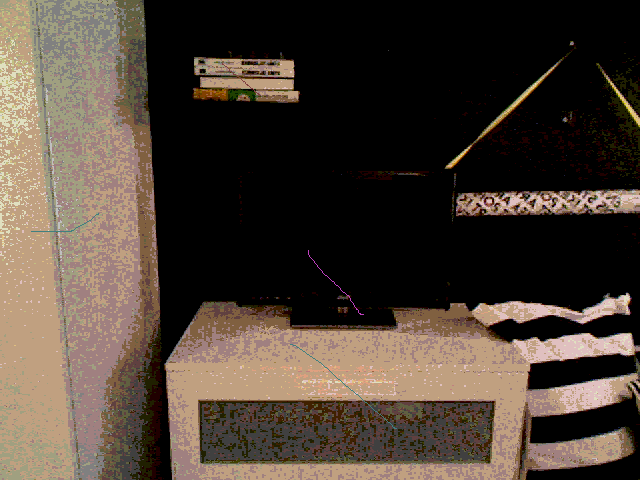
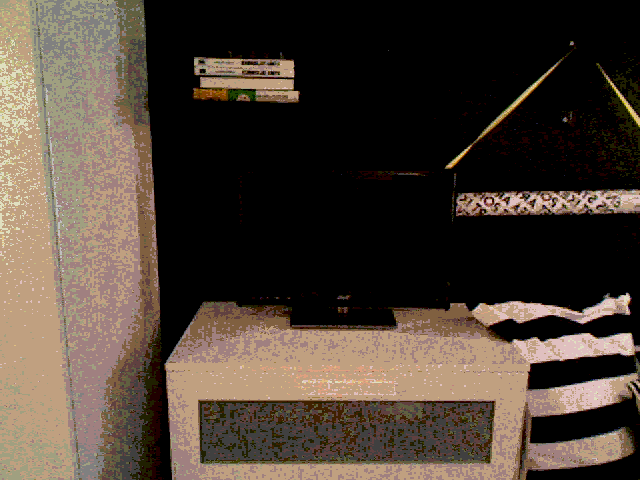
Before/after of a 640px x 480px layered artwork. What changed in the layer stack:
removed layer "Layer #1" over (x1=31, y1=63, x2=397, y2=429)
